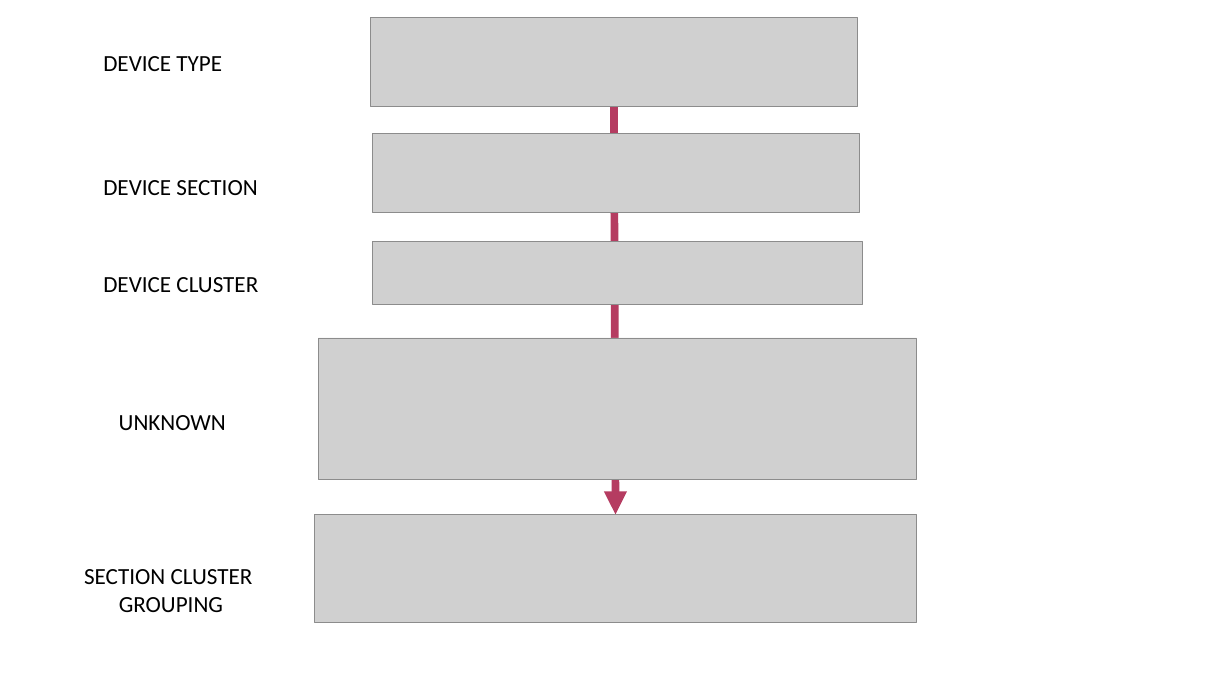
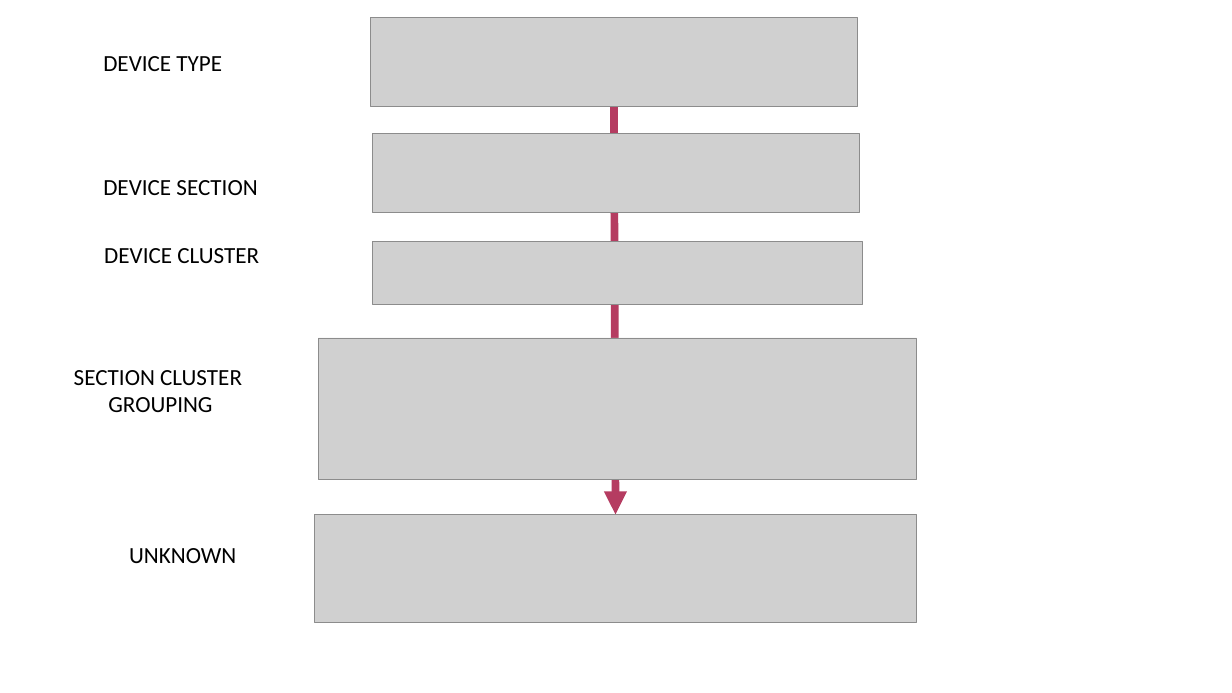
Before and after one commit to Syaziyah30/DeviceCluster, a slide deck: slide 3 of 1.training_model/supplementary/Device Identifier 20260520.pptx. Drawn at 1232x693 pixels with LibreOffice and Linux fonts; fonts in the diff are those of the drawing; grey boxes stand for pictures. Boxes give left, top, right and bottom in pixels: in the first picture for what was removed or moved away, otherwise in the second. Text is boxed around its words. In the diff, an @@ line names an element or a change of style, - is before the commit and + after.

```diff
--- a/1.training_model/supplementary/Device Identifier 20260520.pptx
+++ b/1.training_model/supplementary/Device Identifier 20260520.pptx
@@ text "DEVICE CLUSTER": place and size @@
-text "DEVICE CLUSTER" at [103, 277, 258, 292]
+text "DEVICE CLUSTER" at [104, 248, 259, 263]
@@ text "SECTION CLUSTER": place and size @@
-text "SECTION CLUSTER" at [84, 569, 253, 612]
+text "SECTION CLUSTER" at [74, 370, 242, 412]
@@ text "UNKNOWN": place and size @@
-text "UNKNOWN" at [119, 415, 226, 430]
+text "UNKNOWN" at [129, 548, 236, 563]
```
Also in this commit, not shown: 3 other slides changed, 2 slides added, 2 other files.
